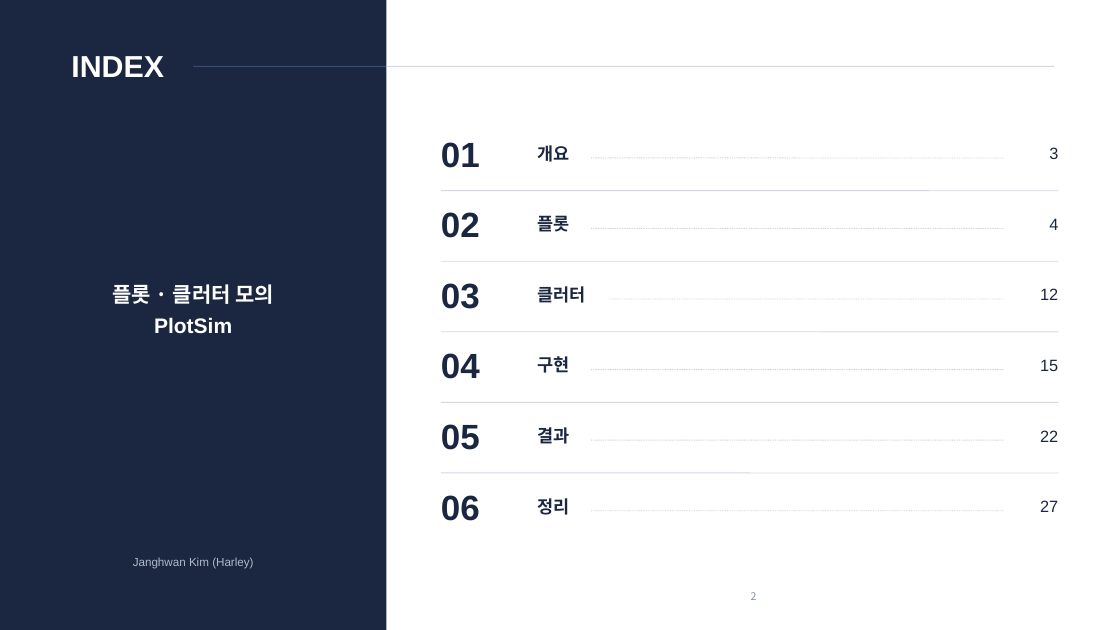
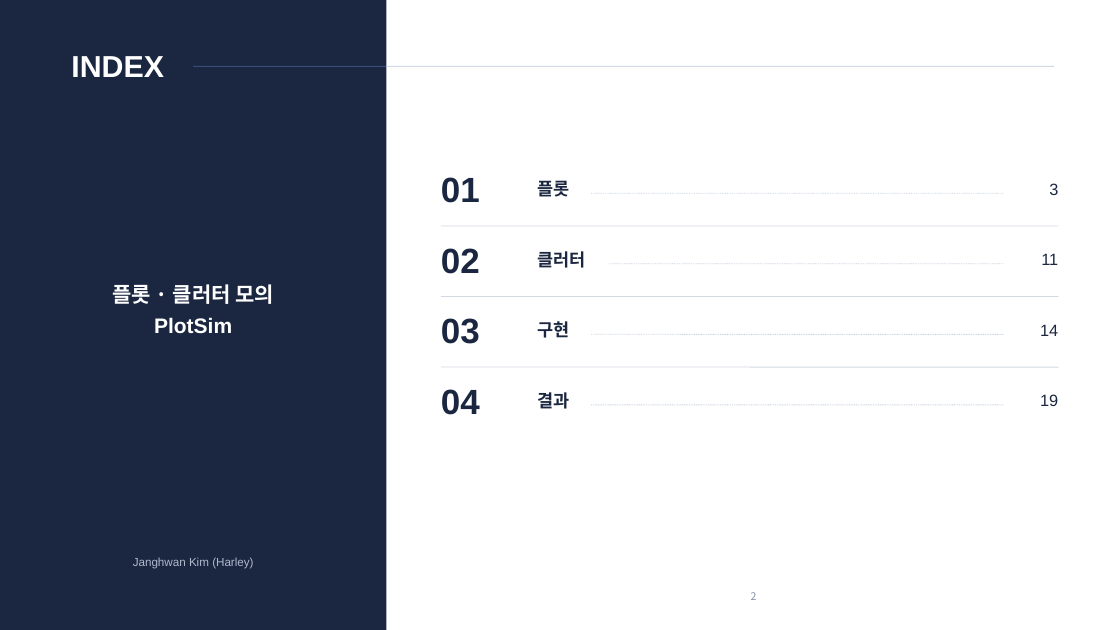
Before and after one commit to harley-hwan/radar-sw-study, a slide deck: slide 2 of Part4_Plot_Clutter_Sim/ref/산출물/Chapter4_PlotClutterSim.pptx. Drawn at 1120x630 pixels with LibreOffice and Linux fonts; fonts in the diff are those of the drawing. Boxes give left, top, right and bottom in pixels: in the first picture for what was removed or moved away, otherwise in the second. Text is boxed around its words. In the diff, an @@ line names an element or a change of style, - is before the commit and + after.

```diff
--- a/Part4_Plot_Clutter_Sim/ref/산출물/Chapter4_PlotClutterSim.pptx
+++ b/Part4_Plot_Clutter_Sim/ref/산출물/Chapter4_PlotClutterSim.pptx
@@ text removed at box(538, 145, 570, 162) @@
-개요
@@ line moved from (592, 229) - (1004, 229) to (609, 264) - (1004, 264) @@
@@ text at box(1041, 253, 1058, 265): text changed @@
-4
+11
@@ 4 texts: place and size @@
-4 texts at box(538, 216, 586, 444)
+4 texts at box(538, 181, 586, 409)
@@ text at box(1040, 324, 1058, 336): text changed @@
-12
+14
@@ line moved from (609, 299) - (1004, 299) to (592, 334) - (1004, 334) @@
@@ 5 texts, 5 lines: place and size @@
-5 texts, 5 lines at box(441, 142, 1059, 379)
+5 texts, 5 lines at box(441, 177, 1059, 415)
@@ line removed from (441, 402) to (1059, 402) @@
@@ text at box(1040, 394, 1058, 406): text changed @@
-15
+19
@@ text removed at box(441, 424, 480, 450) @@
-05
@@ line removed from (592, 440) to (1004, 440) @@
@@ text removed at box(1040, 430, 1058, 442) @@
-22
@@ line removed from (441, 473) to (1059, 473) @@
@@ text removed at box(441, 495, 480, 521) @@
-06
@@ text removed at box(538, 498, 570, 515) @@
-정리
@@ text removed at box(1040, 500, 1058, 512) @@
-27
@@ line removed from (592, 511) to (1004, 511) @@
```
Also in this commit, not shown: 11 other slides changed, 10 slides added, 15 slides removed, 9 other files.
